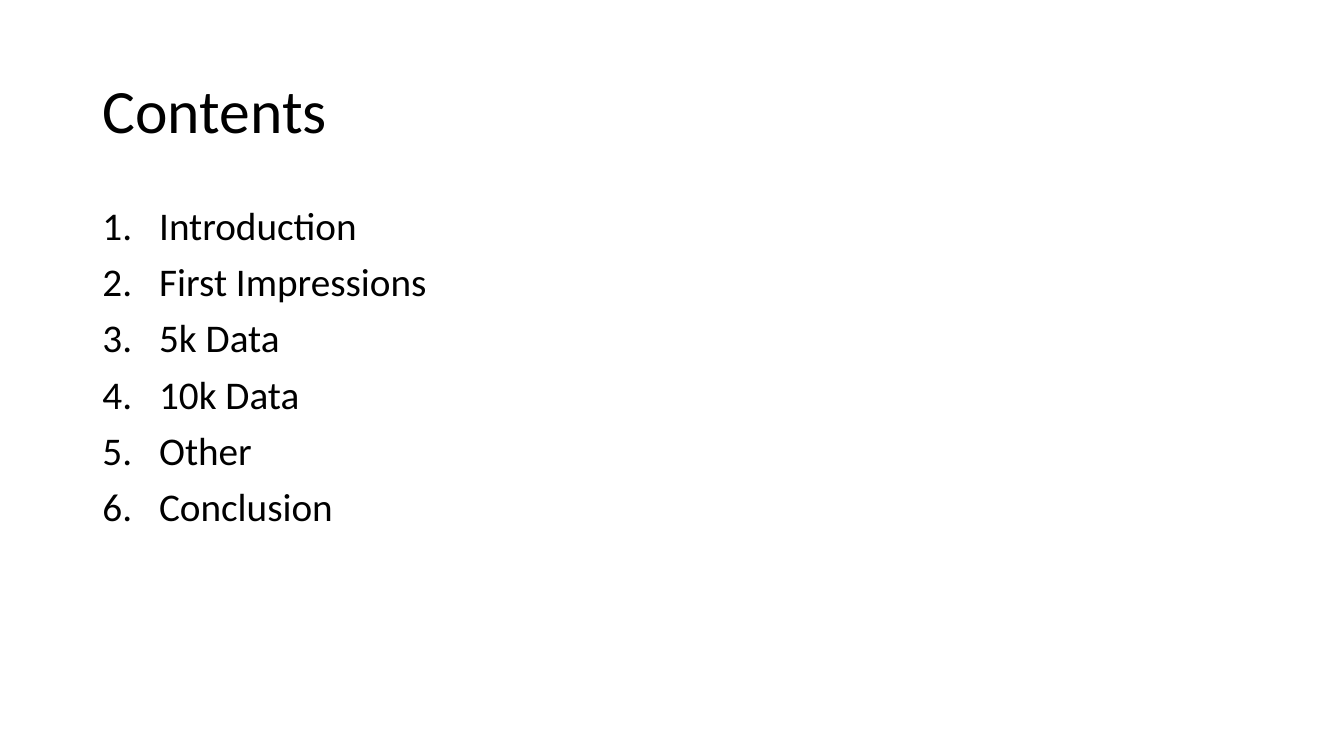
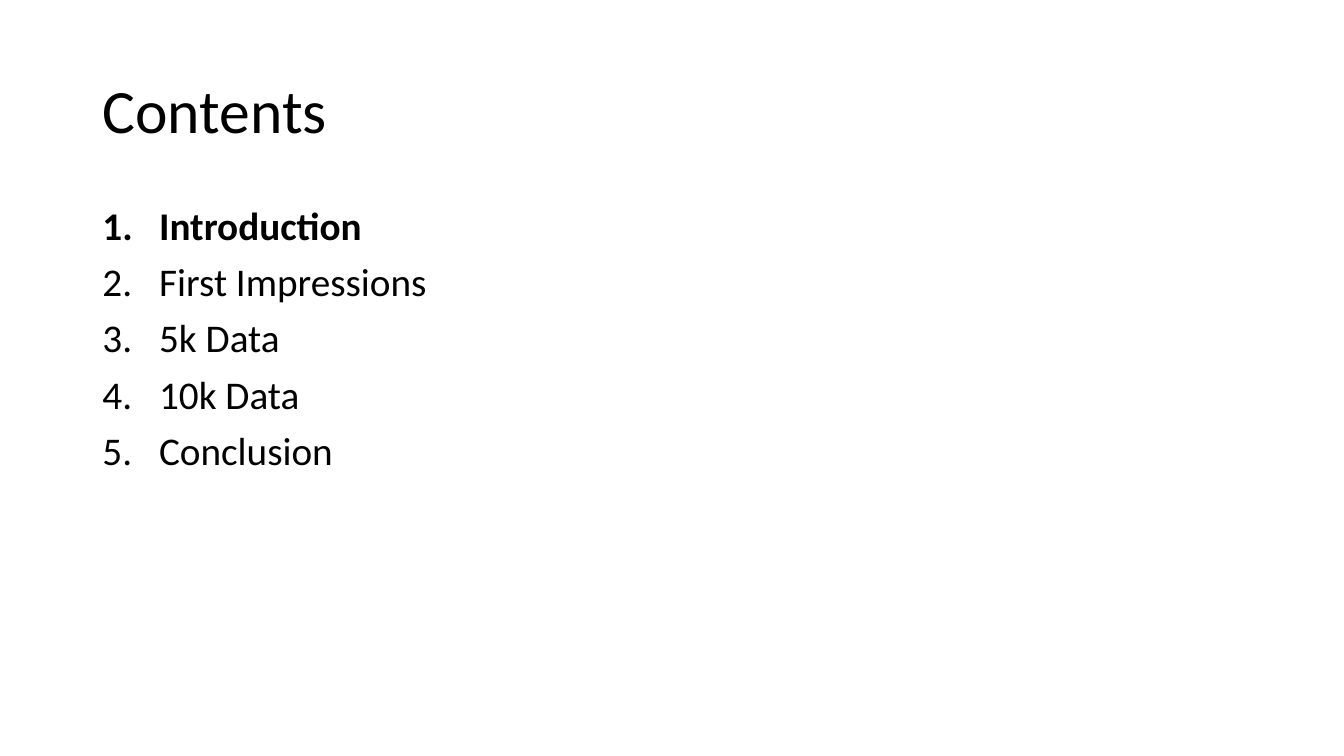
Before and after one commit to EdwinB12/Running, a slide deck: slide 2 of Data_Summary.pptx. Drawn at 1344x756 pixels with LibreOffice and Linux fonts; fonts in the diff are those of the drawing. Boxes give left, top, right and bottom in pixels: in the first picture for what was removed or moved away, otherwise in the second. Text is boxed around its words. In the diff, an @@ line names an element or a change of style, - is before the commit and + after.

```diff
--- a/Data_Summary.pptx
+++ b/Data_Summary.pptx
@@ text at (x1=159, y1=212, x2=361, y2=241): bold on in "Introduction" @@
@@ text at (x1=159, y1=437, x2=252, y2=466): paragraph removed @@
-5. Other
```
Also in this commit, not shown: 5 other slides changed, 13 slides added, 1 slide removed, 4 other files.
